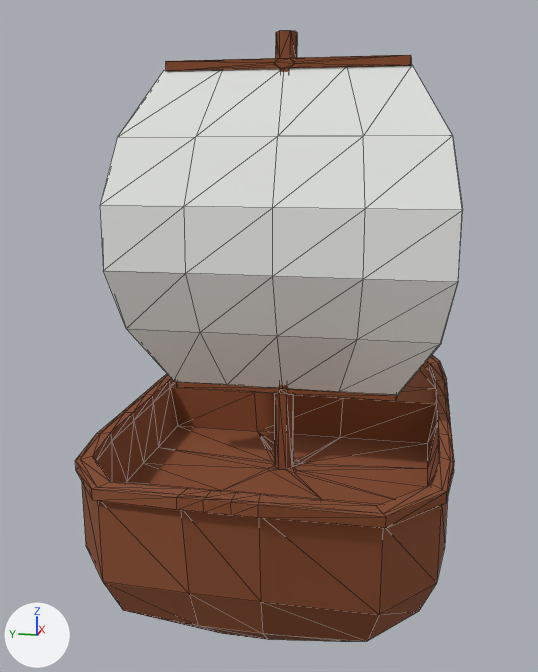
The glTF model 3d models/mesh/ship1/ship1.glb as it was, and as the next commit left it.
Camera for both pictures: a 50 mm camera at (-4.41, -0.78, 2.54) aimed at (-0.07, 0.09, 1.45). Every picture has the same lights, and +X, +Y and +Z are marked at lower left. Mesh edges are drawn as thin lines. Where no turn or scale is listed for an object, it has been applied to the vertices.

Before the edit, the objects in view are built like this:
```python
me_cube_001 = bpy.data.meshes.new('Cube.001')
me_cube_001.from_pydata(...)  # 306 vertices, 606 faces; spans x -1.62..1.6, y -0.29..1.75, z 0.0..3.19
me_cube_001.materials.append(mat_apollo_x100)  # picture img_apollo_100x
me_cube_002 = bpy.data.meshes.new('Cube.002')
me_cube_002.from_pydata(...)  # 60 vertices, 116 faces; spans x -0.39..-0.03, y -0.26..1.74, z 1.12..3.0
me_cube_002.materials.append(mat_apollo_x100)  # picture img_apollo_100x
ob_polotence1 = bpy.data.objects.new('polotence1', me_cube_002)
ob_polotence1.location = (0.0, -0.73, 0.0)
ob_ship1 = bpy.data.objects.new('ship1', me_cube_001)
ob_ship1.location = (0.0, -0.73, 0.0)
```
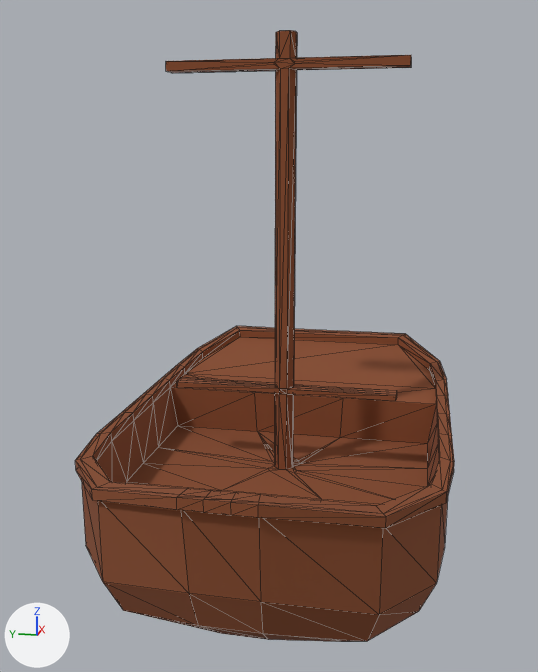
Diff of the bpy script that builds the scene:
```diff
--- a/3d models/mesh/ship1/ship1.glb.py
+++ b/3d models/mesh/ship1/ship1.glb.py
@@ ob_polotence1 @@
-ob_polotence1 = bpy.data.objects.new('polotence1', me_cube_002)
-ob_polotence1.location = (0.0, -0.73, 0.0)
```

Where the change shows, as pixel boxes [x1, y1, x2, y2] in the pictures (538 x 672 px):
'polotence1', deleted
    before: [100, 65, 463, 395]
